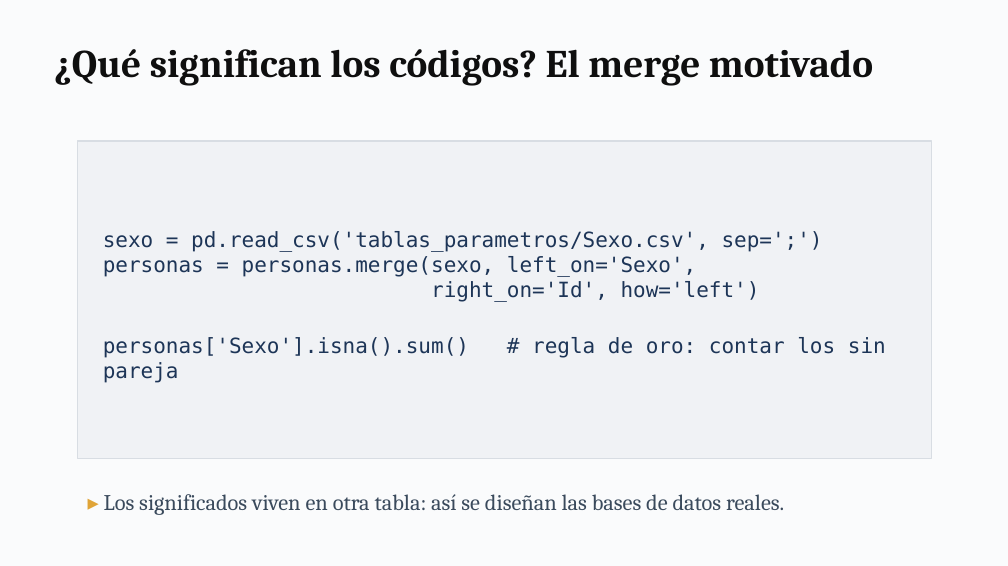
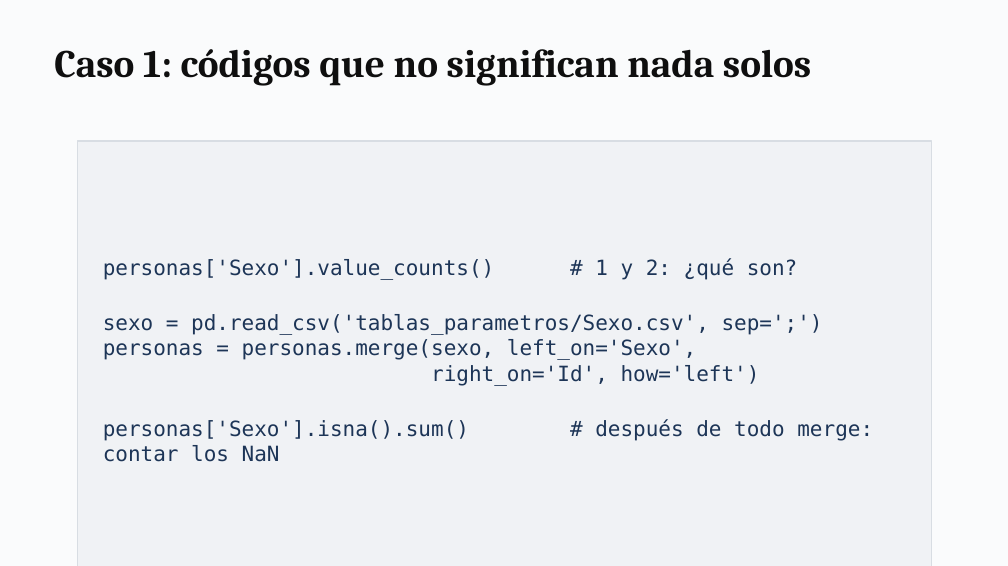
Before and after one commit to daniopitz/cienciadatos, a slide deck: slide 9 of presentaciones/clase02_pandas_eda.pptx (slide 11 before the commit). Drawn at 1008x566 pixels with LibreOffice and Linux fonts; fonts in the diff are those of the drawing. Boxes give left, top, right and bottom in pixels: in the first picture for what was removed or moved away, otherwise in the second. Text is boxed around its words. In the diff, an @@ line names an element or a change of style, - is before the commit and + after.

```diff
--- a/presentaciones/clase02_pandas_eda.pptx
+++ b/presentaciones/clase02_pandas_eda.pptx
@@ text at (54,49,811,86): text changed @@
-¿Qué significan los códigos? El merge motivado
+Caso 1: códigos que no significan nada solos
@@ rectangle "personas['Sexo'].value_counts() # 1 y 2: ...": place and size @@
-rectangle "personas['Sexo'].value_counts() # 1 y 2: ..." at (78,141,931,459)
+rectangle "personas['Sexo'].value_counts() # 1 y 2: ..." at (78,141,931,566)
@@ text in rectangle at (103,258,798,280): paragraph added @@
+personas['Sexo'].value_counts() # 1 y 2: ¿qué son?
@@ text in rectangle at (103,419,873,441): text changed @@
-personas['Sexo'].isna().sum() # regla de oro: contar los sin pareja
+personas['Sexo'].isna().sum() # después de todo merge: contar los NaN
@@ text removed at (104,494,784,515) @@
-▸ Los significados viven en otra tabla: así se diseñan las bases de datos reales.
```
Also in this commit, not shown: 12 other slides changed, 6 slides added, 3 slides removed, 2 other files.
